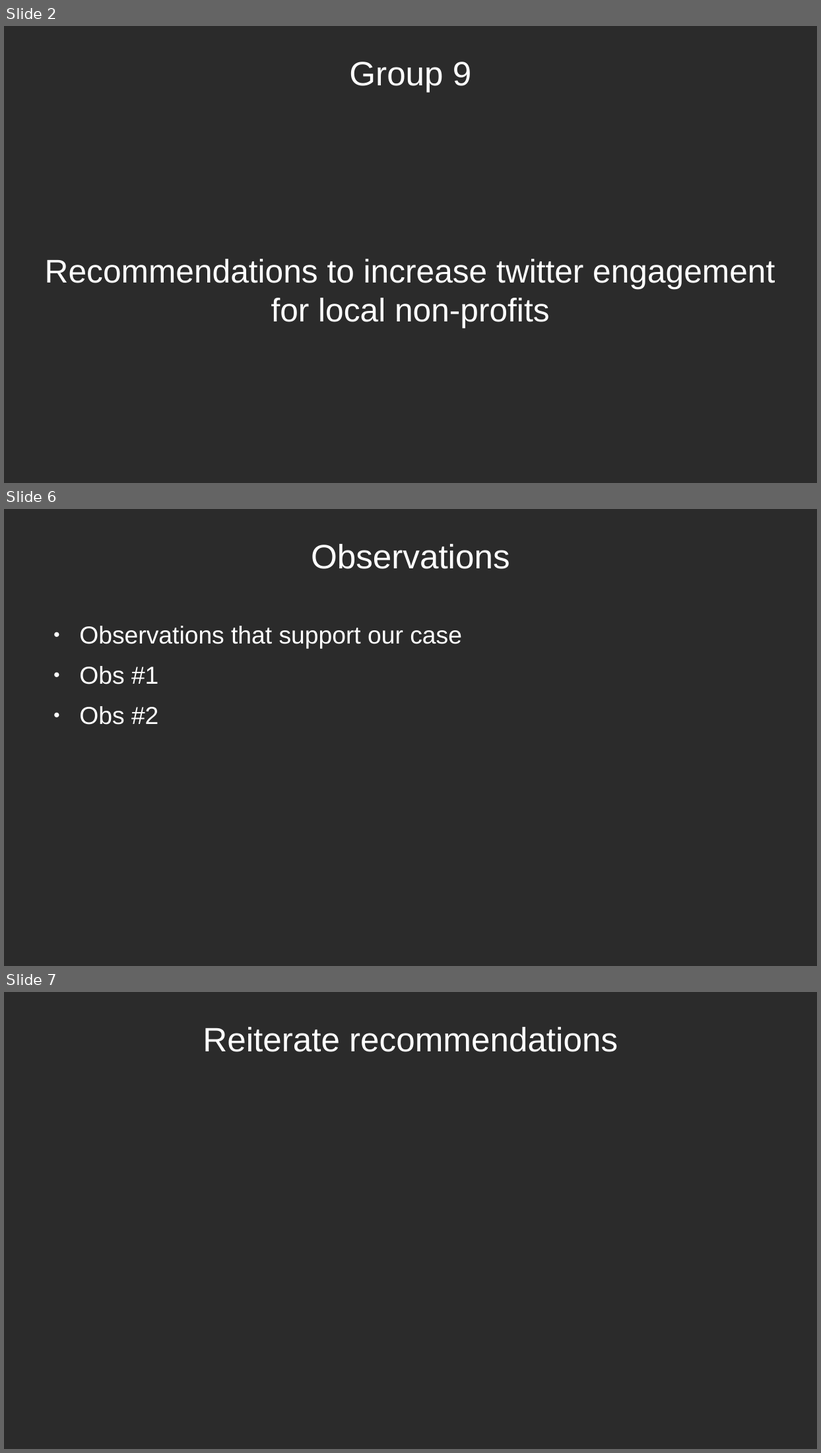
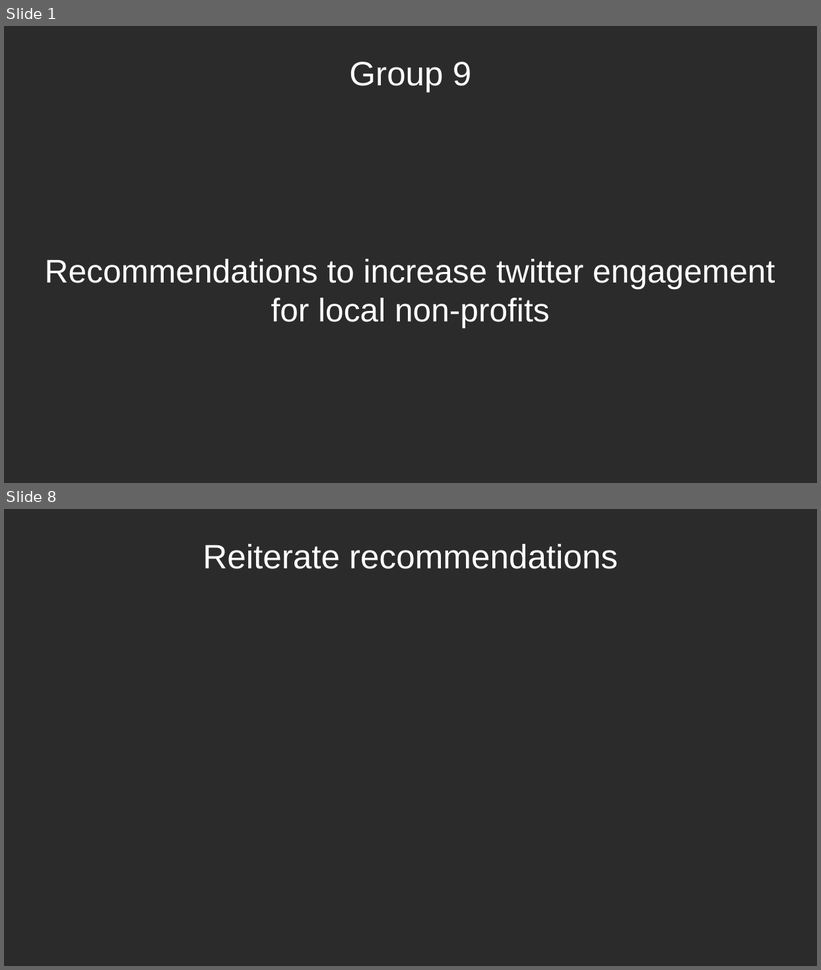
Before and after one commit to douglas-thoms/Datathon-2021-10-16, a slide deck: presentations/group_9_presentation_v1.odp. Shown one above the other, each under a label of ours: slides 2, 6 and 7 before the commit, slides 1 and 8 after it; the slides between them are not shown. The pictures are 821x1453 and 821x970 pixels, drawn with LibreOffice and Linux fonts; fonts in the diff are those of the drawing; background and template pictures are left out; a plain dark background stands for a picture behind light text. Boxes give left, top, right and bottom in pixels: in the first picture for what was removed or moved away, otherwise in the second. Text is boxed around its words. In the diff, an @@ line names an element or a change of style, - is before the commit and + after.

```diff
--- a/presentations/group_9_presentation_v1.odp
+++ b/presentations/group_9_presentation_v1.odp
@@ slide 6 removed at [4,509,817,966], background picture (left out) @@
@@ title removed at [311,544,510,569] @@
-Observations
@@ text removed at [79,626,462,725] @@
-● Observations that support our case
-● Obs #1
-● Obs #2
@@ what was slide 2 is now slide 1 @@
@@ what was slide 7 is now slide 8 @@
```
Also in this commit, not shown: 3 slides changed, 4 slides added, 1 other slide removed, 2 other files.
